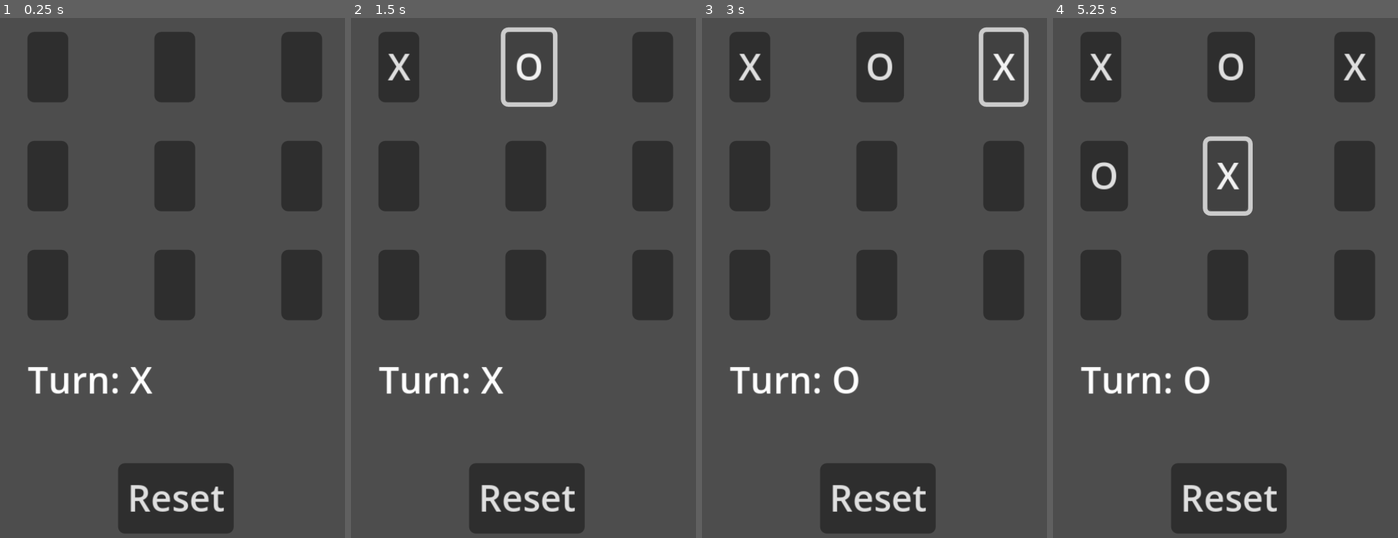
Above: before the commit, frames 1-4 (left to right).
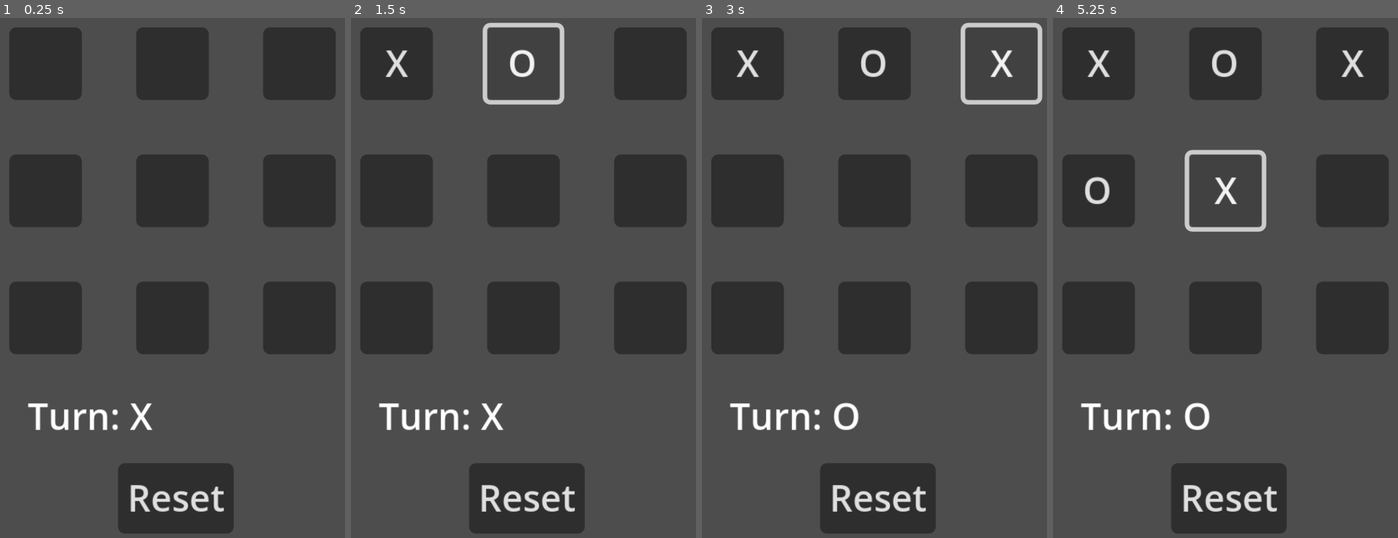
Above: after the commit, the same moments.

Repository: RaspberryProgramming/tic_tac_toe
Game: Godot game, scene res://main.tscn
Two runs of this game, one before a commit and one after it. Both use one fixed random seed, a clock stepped at 60 frames per second and the inputs below.
Inputs (mouse positions are in pixels of both pictures, inside the frame that each line leads up to; where the layout moved, square brackets give the same spot in the first picture):
- Up to frame 1 (0.25 s): no input
- Up to frame 2 (1.5 s): click (395, 64) [399, 64] at 0.5 s; click (523, 64) [526, 64] at 1.25 s
- Up to frame 3 (3 s): click "O" at 2 s; click (1002, 64) at 2.75 s
- Up to frame 4 (5.25 s): click (1097, 189) [1101, 174] at 3.5 s; click "O" at 4.25 s; click (1225, 189) [1228, 174] at 5 s

The runs differ from the first frame. In frame 1, 19% of the frame differs, in the area x 2-98%, y 1-80%; in frame 2, 19%; in frame 3, 19%; in frame 4, 20%.

Commit message:
Reformatted size of buttons

Diff:
--- a/main.tscn
+++ b/main.tscn
@@ -6,66 +6,75 @@
 script = ExtResource("1_ig7tw")
 
 [node name="1" type="Button" parent="."]
-offset_left = 64.0
-offset_top = 26.0
-offset_right = 82.0
-offset_bottom = 57.0
+custom_minimum_size = Vector2(32, 32)
+offset_left = 56.0
+offset_top = 24.0
+offset_right = 88.0
+offset_bottom = 56.0
 text = "1"
 
 [node name="2" type="Button" parent="."]
-offset_left = 120.0
-offset_top = 26.0
-offset_right = 138.0
-offset_bottom = 57.0
+custom_minimum_size = Vector2(32, 32)
+offset_left = 112.0
+offset_top = 24.0
+offset_right = 144.0
+offset_bottom = 56.0
 text = "2"
 
 [node name="3" type="Button" parent="."]
-offset_left = 176.0
-offset_top = 26.0
-offset_right = 194.0
-offset_bottom = 57.0
+custom_minimum_size = Vector2(32, 32)
+offset_left = 168.0
+offset_top = 24.0
+offset_right = 200.0
+offset_bottom = 56.0
 text = "3"
 
 [node name="4" type="Button" parent="."]
-offset_left = 64.0
-offset_top = 74.0
-offset_right = 82.0
-offset_bottom = 105.0
+custom_minimum_size = Vector2(32, 32)
+offset_left = 56.0
+offset_top = 80.0
+offset_right = 88.0
+offset_bottom = 112.0
 text = "4"
 
 [node name="5" type="Button" parent="."]
-offset_left = 120.0
-offset_top = 74.0
-offset_right = 138.0
-offset_bottom = 105.0
+custom_minimum_size = Vector2(32, 32)
+offset_left = 112.0
+offset_top = 80.0
+offset_right = 144.0
+offset_bottom = 112.0
 text = "5"
 
 [node name="6" type="Button" parent="."]
-offset_left = 176.0
-offset_top = 74.0
-offset_right = 194.0
-offset_bottom = 105.0
+custom_minimum_size = Vector2(32, 32)
+offset_left = 168.0
+offset_top = 80.0
+offset_right = 200.0
+offset_bottom = 112.0
 text = "6"
 
 [node name="7" type="Button" parent="."]
-offset_left = 64.0
-offset_top = 122.0
-offset_right = 82.0
-offset_bottom = 153.0
+custom_minimum_size = Vector2(32, 32)
+offset_left = 56.0
+offset_top = 136.0
+offset_right = 88.0
+offset_bottom = 168.0
 text = "7"
 
 [node name="8" type="Button" parent="."]
-offset_left = 120.0
-offset_top = 122.0
-offset_right = 138.0
-offset_bottom = 153.0
+custom_minimum_size = Vector2(32, 32)
+offset_left = 112.0
+offset_top = 136.0
+offset_right = 144.0
+offset_bottom = 168.0
 text = "8"
 
 [node name="9" type="Button" parent="."]
-offset_left = 176.0
-offset_top = 122.0
-offset_right = 194.0
-offset_bottom = 153.0
+custom_minimum_size = Vector2(32, 32)
+offset_left = 168.0
+offset_top = 136.0
+offset_right = 200.0
+offset_bottom = 168.0
 text = "9"
 
 [node name="Reset" type="Button" parent="."]
@@ -77,7 +86,7 @@
 
 [node name="Label" type="RichTextLabel" parent="."]
 offset_left = 64.0
-offset_top = 168.0
+offset_top = 184.0
 offset_right = 192.0
 offset_bottom = 208.0
 text = "Label"
